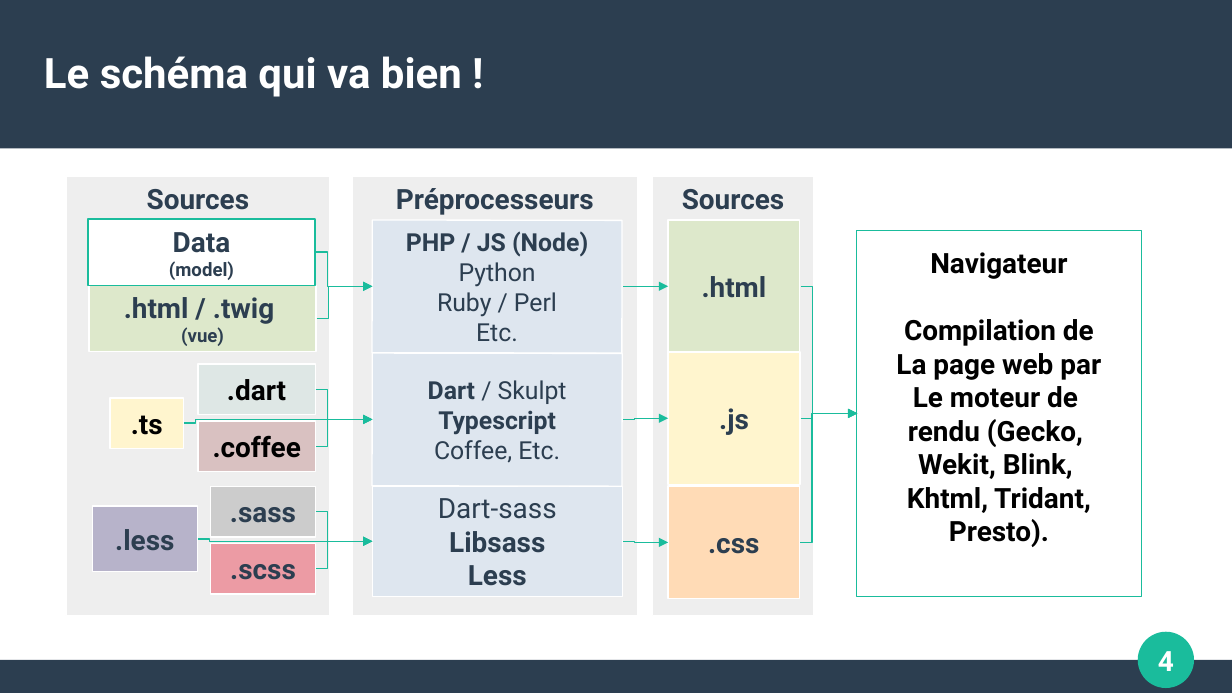
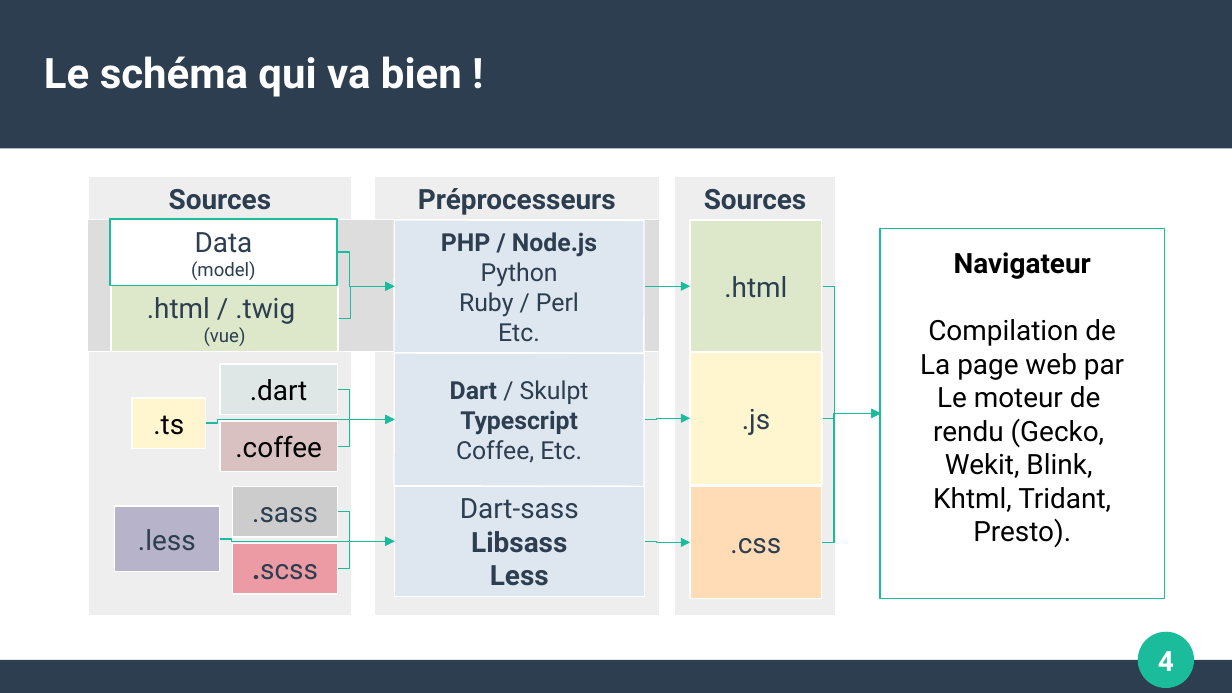
Before and after one commit to OLFP-RAN-2021/Adrien, a slide deck: slide 4 of devoirs/compiler-css/Preprocesseur.odp. Drawn at 1232x693 pixels with LibreOffice and Linux fonts; fonts in the diff are those of the drawing. Boxes give left, top, right and bottom in pixels: in the first picture for what was removed or moved away, otherwise in the second. Text is boxed around its words. In the diff, an @@ line names an element or a change of style, - is before the commit and + after.

```diff
--- a/devoirs/compiler-css/Preprocesseur.odp
+++ b/devoirs/compiler-css/Preprocesseur.odp
@@ rectangle added at bbox=[88, 220, 661, 352], fill #DDDDDD, outline #FFFFFF 0 pt @@
@@ text in rectangle at bbox=[441, 232, 597, 257]: text changed @@
-PHP / JS (Node)
+PHP / Node.js
@@ rectangle "Navigateur": place and size @@
-rectangle "Navigateur" at bbox=[857, 230, 1143, 596]
+rectangle "Navigateur" at bbox=[880, 228, 1165, 598]
@@ elbow arrow moved from (316, 319) - (372, 286) to (338, 253) - (395, 286) @@
@@ elbow arrow moved from (315, 253) - (372, 286) to (339, 319) - (395, 286) @@
@@ elbow arrow moved from (624, 420) - (669, 418) to (645, 287) - (691, 286) @@
@@ 4 rectangles, 2 elbow arrows: place and size @@
-4 rectangles, 2 elbow arrows at bbox=[352, 176, 857, 616]
+4 rectangles, 2 elbow arrows at bbox=[375, 176, 881, 616]
@@ text in rectangle at bbox=[920, 319, 1124, 547]: bold off in "Compilation de", "La page web par", "Le moteur de", "rendu (Gecko," and 3 more places @@
@@ elbow arrow moved from (315, 390) - (372, 419) to (206, 424) - (395, 419) @@
@@ elbow arrow moved from (624, 287) - (669, 286) to (338, 390) - (395, 419) @@
@@ elbow arrow moved from (624, 541) - (669, 542) to (645, 420) - (691, 418) @@
@@ 13 rectangles, 3 elbow arrows: place and size @@
-13 rectangles, 3 elbow arrows at bbox=[66, 176, 857, 616]
+13 rectangles, 3 elbow arrows at bbox=[88, 176, 881, 616]
@@ bold off in 10 elements at bbox=[114, 506, 219, 572], bbox=[111, 285, 338, 351], bbox=[110, 219, 337, 285], bbox=[233, 486, 338, 537], bbox=[691, 486, 823, 599], bbox=[691, 220, 823, 353], bbox=[691, 352, 823, 485], bbox=[220, 364, 338, 415], bbox=[132, 398, 206, 448], bbox=[220, 421, 338, 472] @@
@@ elbow arrow moved from (184, 424) - (372, 419) to (220, 539) - (395, 541) @@
@@ rectangle ".scss" at bbox=[233, 543, 338, 594]: bold off in ".scss" @@
@@ elbow arrow removed from (316, 569) to (372, 541) @@
@@ elbow arrow moved from (198, 539) - (372, 541) to (338, 569) - (395, 541) @@
@@ elbow arrow added from (645, 541) to (691, 542), #1ABC9C 0.85 pt @@
```
Also in this commit, not shown: 1 other slide changed, 1 other file.
